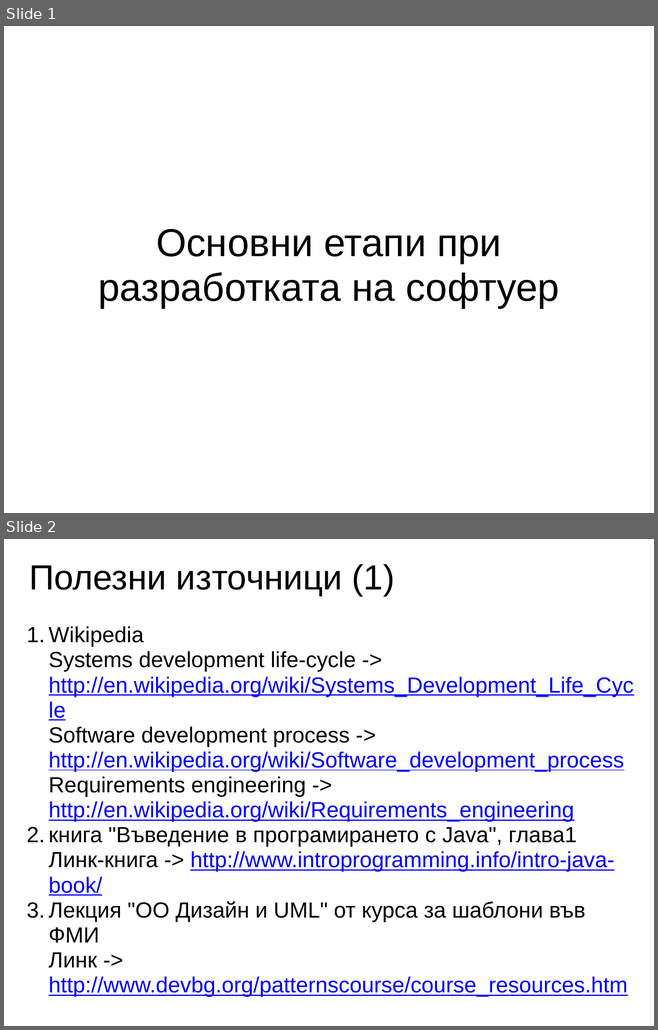
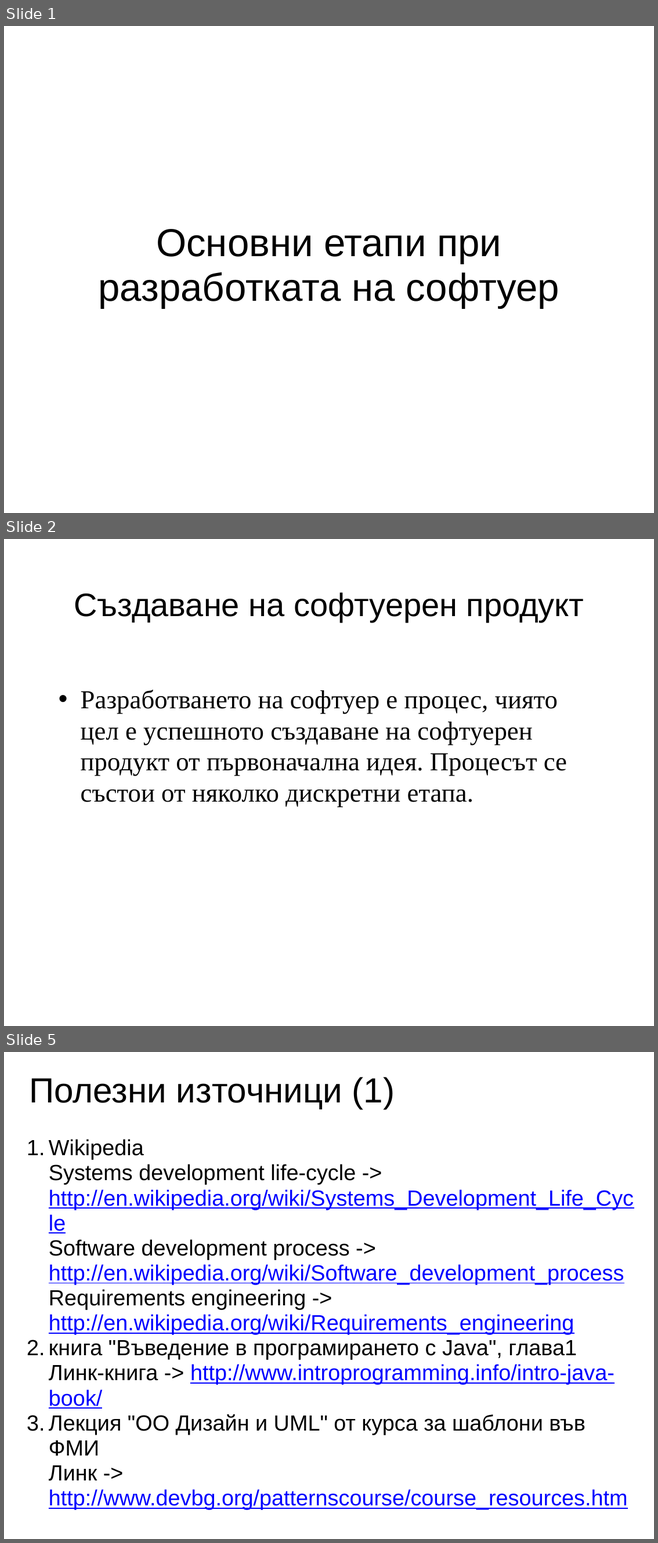
Before and after one commit to nikolaiweselinow/design-patterns-book, a slide deck: resources/Chapter-01-Software-Development-Stages/Chapter-01-Software-Development-Stages.ppt. Shown one above the other, each under a label of ours: slides 1 and 2 before the commit, slides 1, 2 and 5 after it; the slides between them are not shown. The pictures are 658x1030 and 658x1543 pixels, drawn with LibreOffice and Linux fonts; fonts in the diff are those of the drawing. Boxes give left, top, right and bottom in pixels: in the first picture for what was removed or moved away, otherwise in the second. Text is boxed around its words. In the diff, an @@ line names an element or a change of style, - is before the commit and + after.

```diff
--- a/resources/Chapter-01-Software-Development-Stages/Chapter-01-Software-Development-Stages.ppt
+++ b/resources/Chapter-01-Software-Development-Stages/Chapter-01-Software-Development-Stages.ppt
@@ slide 2 added at (4,539,654,1026), background #FFFFFF @@
@@ title added at (74,592,584,622), 40 pt, text #000000 @@
+Създаване на софтуерен продукт
@@ text added at (81,690,567,808), 32 pt, text #000000 @@
+• Разработването на софтуер е процес, чиято цел е успешното създаване на софтуерен продукт от първоначална идея. Процесът се състои от няколко дискретни етапа.
@@ what was slide 2 is now slide 5 @@
```
Also in this commit, not shown: 2 other slides added, 1 other file.
